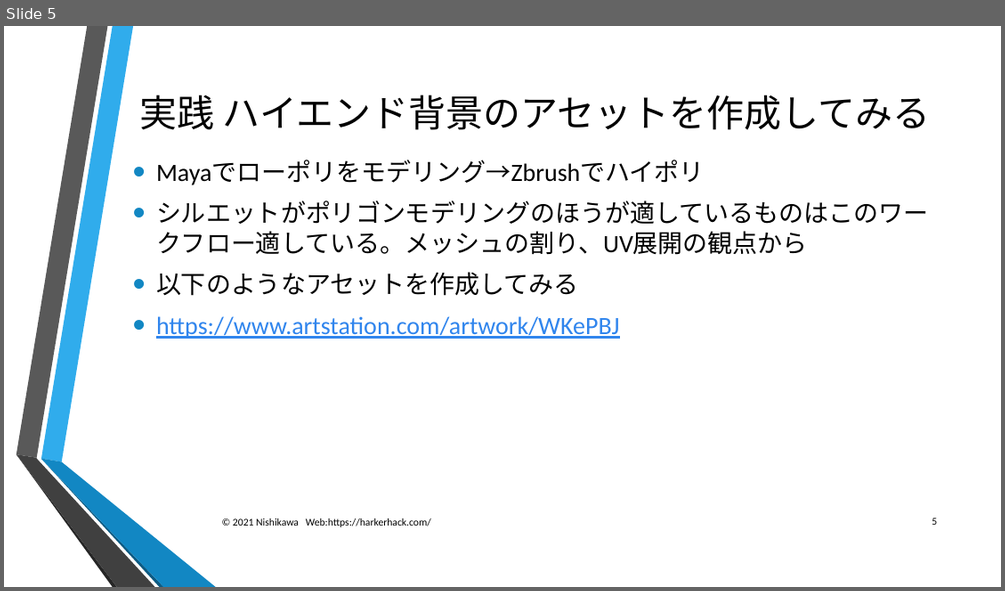
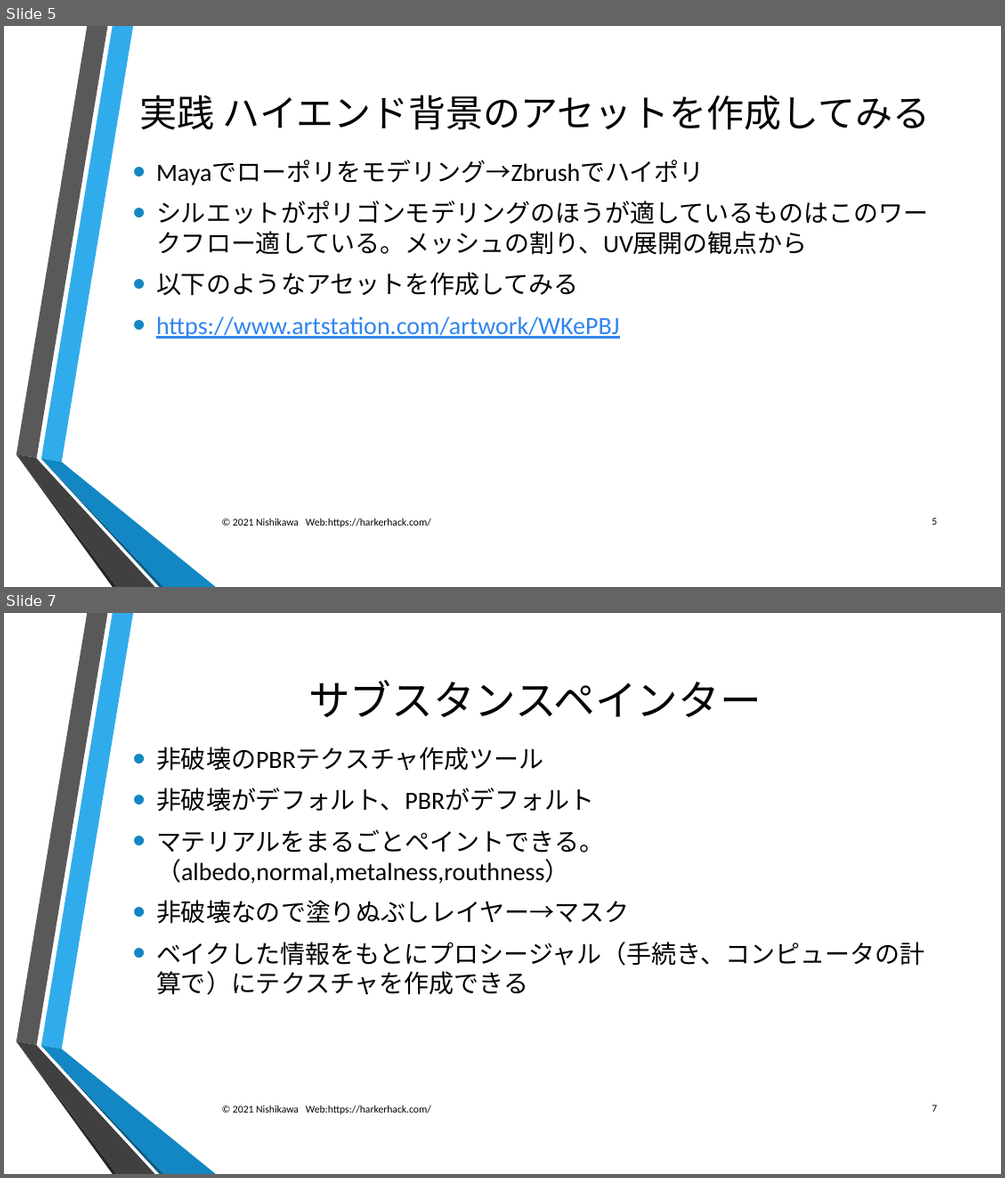
Before and after one commit to nineharker/lecturer, a slide deck: スカルプトデザイン/11_ZbrushとMayaを使ったワークフロー理解.pptx. Shown one above the other, each under a label of ours: slide 5 before the commit, slides 5 and 7 after it; the slides between them are not shown. The pictures are 1005x591 and 1005x1178 pixels, drawn with LibreOffice and Linux fonts; fonts in the diff are those of the drawing; background and template pictures are left out. Boxes give left, top, right and bottom in pixels: in the first picture for what was removed or moved away, otherwise in the second. Text is boxed around its words. In the diff, an @@ line names an element or a change of style, - is before the commit and + after.

```diff
--- a/スカルプトデザイン/11_ZbrushとMayaを使ったワークフロー理解.pptx
+++ b/スカルプトデザイン/11_ZbrushとMayaを使ったワークフロー理解.pptx
@@ slide 7 added at (x1=4, y1=613, x2=1001, y2=1174), background picture (left out); not listed: 6 template elements that a slide beside it also shows @@
@@ title added at (x1=308, y1=680, x2=761, y2=717), 40 pt, text #000000 @@
+サブスタンスペインター
@@ text added at (x1=156, y1=747, x2=924, y2=995), 24 pt, text #000000 @@
+• 非破壊のPBRテクスチャ作成ツール
+• 非破壊がデフォルト、PBRがデフォルト
+• マテリアルをまるごとペイントできる。（albedo,normal,metalness,routhness）
+• 非破壊なので塗りぬぶしレイヤー→マスク
+• ベイクした情報をもとにプロシージャル（手続き、コンピュータの計算で）にテクスチャを作成できる
@@ text added at (x1=233, y1=1105, x2=431, y2=1114), 10 pt, text #000000 @@
+© 2021 Nishikawa Web:https://harkerhack.com/
@@ page number added at (x1=931, y1=1104, x2=937, y2=1111), 10 pt, text #000000 @@
+7
```
Also in this commit, not shown: 1 other slide added.
